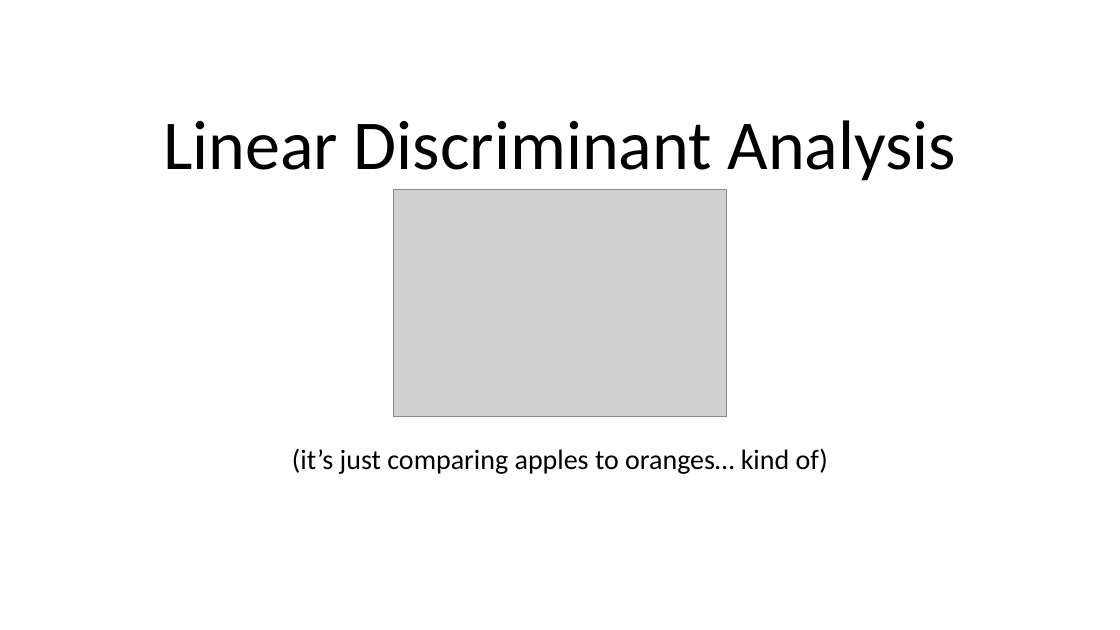
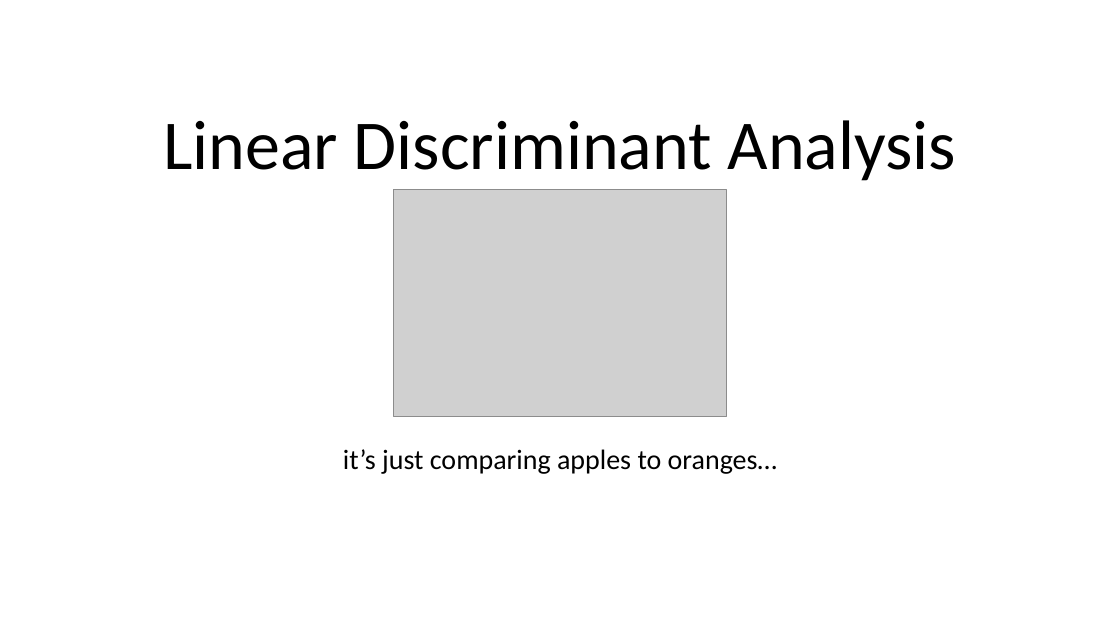
Before and after one commit to djcraig2304/CodeClan_Homework_DavidCraig, a slide deck: slide 1 of Week_11/Linear Discriminant Analysis.pptx. Drawn at 1120x630 pixels with LibreOffice and Linux fonts; fonts in the diff are those of the drawing; grey boxes stand for pictures. Boxes give left, top, right and bottom in pixels: in the first picture for what was removed or moved away, otherwise in the second. Text is boxed around its words. In the diff, an @@ line names an element or a change of style, - is before the commit and + after.

```diff
--- a/Week_11/Linear Discriminant Analysis.pptx
+++ b/Week_11/Linear Discriminant Analysis.pptx
@@ subtitle at box(343, 449, 777, 474): text changed @@
-(it’s just comparing apples to oranges… kind of)
+it’s just comparing apples to oranges…
```
Also in this commit, not shown: 2 other slides changed.
